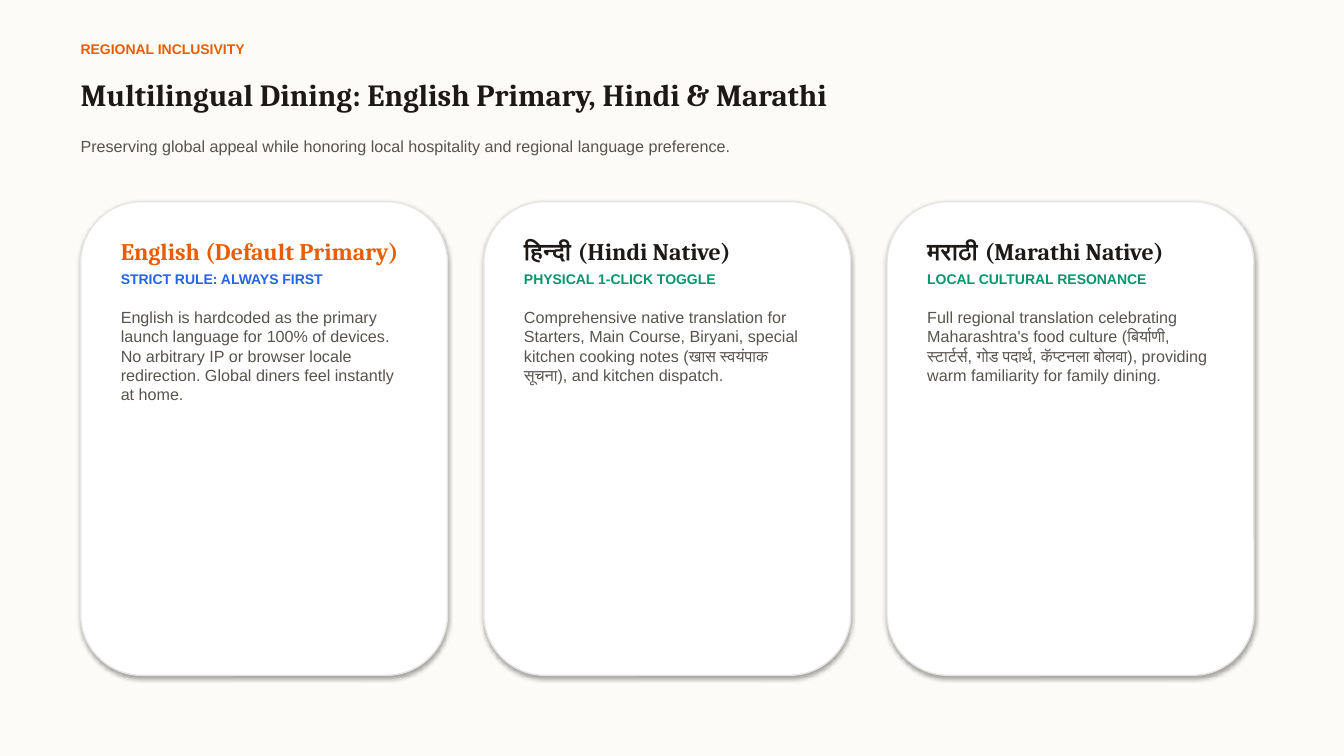
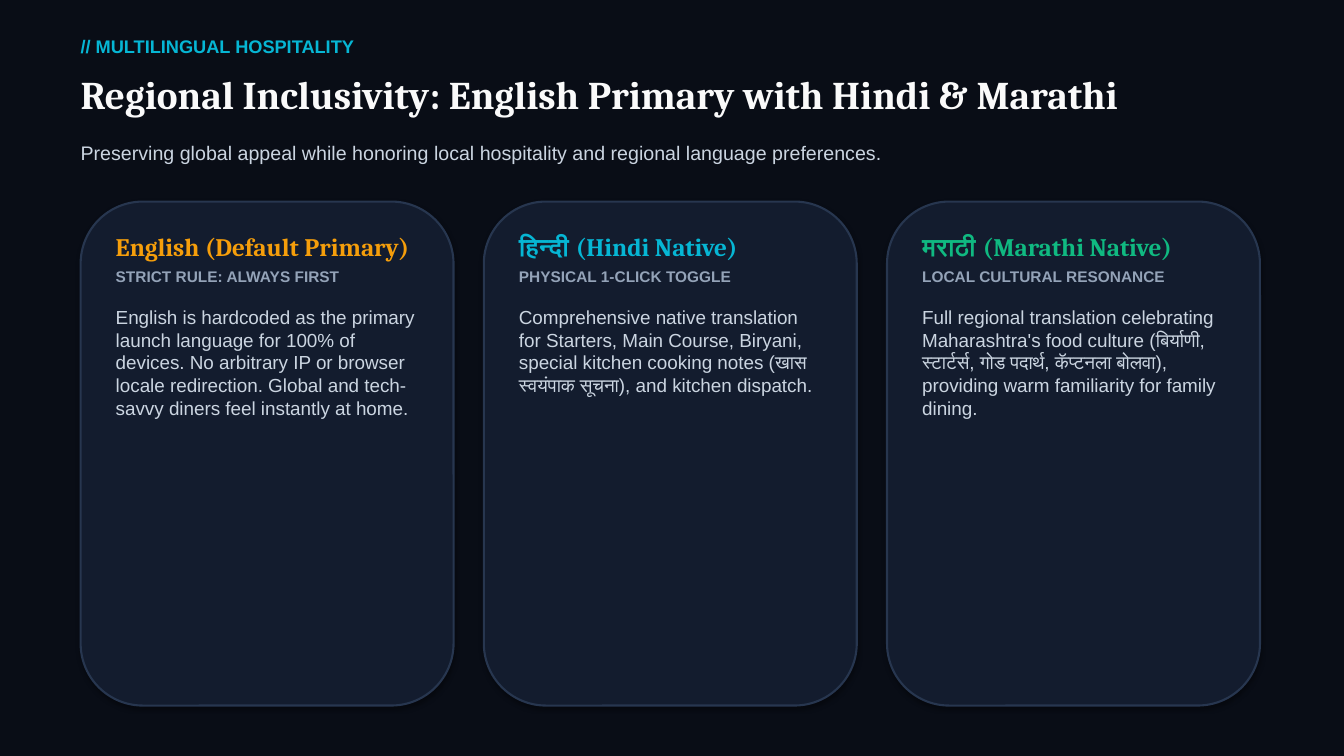
Before and after one commit to Stgtrgjrccx/menuz, a slide deck: slide 15 of public/menuz_executive_pitch_deck.pptx (slide 14 before the commit). Drawn at 1344x756 pixels with LibreOffice and Linux fonts; fonts in the diff are those of the drawing. Boxes give left, top, right and bottom in pixels: in the first picture for what was removed or moved away, otherwise in the second. Text is boxed around its words. In the diff, an @@ line names an element or a change of style, - is before the commit and + after.

```diff
--- a/public/menuz_executive_pitch_deck.pptx
+++ b/public/menuz_executive_pitch_deck.pptx
@@ rectangle at [0, 0, 1344, 756]: fill #FDFBF7 to #090D16 @@
@@ text removed at [81, 44, 245, 54] @@
-REGIONAL INCLUSIVITY
@@ text added at [96, 40, 354, 53], 13 pt, text #06B6D4, bold @@
+// MULTILINGUAL HOSPITALITY
@@ text at [81, 81, 1118, 118]: text changed; size 22 to 28 pt; text colour #1C1917 to #FAFAFA @@
-Multilingual Dining: English Primary, Hindi & Marathi
+Regional Inclusivity: English Primary with Hindi & Marathi
@@ text at [81, 145, 881, 164]: text changed; size 11.5 to 14 pt; text colour #57534E to #CBD5E1 @@
-Preserving global appeal while honoring local hospitality and regional language preference.
+Preserving global appeal while honoring local hospitality and regional language preferences.
@@ rounded rectangle: place and size @@
-rounded rectangle at [81, 202, 448, 676]
+rounded rectangle at [81, 202, 454, 706]
@@ fill #FFFFFF to #131C2E; outline #E7E5E4 1 pt to #27364F 1.5 pt in 3 elements at [81, 202, 454, 706], [887, 202, 1260, 706], [484, 202, 857, 706] @@
@@ rounded rectangle: place and size @@
-rounded rectangle at [484, 202, 851, 676]
+rounded rectangle at [484, 202, 857, 706]
@@ rounded rectangle: place and size @@
-rounded rectangle at [887, 202, 1254, 676]
+rounded rectangle at [887, 202, 1260, 706]
@@ text at [116, 238, 409, 282]: size 17 to 18 pt, text colour #E85D04 to #F59E0B in "English (Default Primary)"; size 10 to 11 pt, text colour #2563EB to #94A3B8 in "STRICT RULE: ALWAYS FIRST" @@
@@ text "हिन्दी (Hindi Native)" at [519, 237, 812, 397]: size 17 to 18 pt, text colour #1C1917 to #06B6D4 in "हिन्दी (Hindi Native)"; size 10 to 11 pt, text colour #059669 to #94A3B8 in "PHYSICAL 1-CLICK TOGGLE"; size 11.5 to 13.5 pt, text colour #57534E to #CBD5E1 in "Comprehensive native translation for Starters, Main Course, ..." @@
@@ text "मराठी (Marathi Native)" at [922, 237, 1216, 419]: size 17 to 18 pt, text colour #1C1917 to #10B981 in "मराठी (Marathi Native)"; size 10 to 11 pt, text colour #059669 to #94A3B8 in "LOCAL CULTURAL RESONANCE"; size 11.5 to 13.5 pt, text colour #57534E to #CBD5E1 in "Full regional translation celebrating Maharashtra's food cul ..." @@
@@ text at [116, 310, 415, 419]: text changed; size 11.5 to 13.5 pt; text colour #57534E to #CBD5E1 @@
-English is hardcoded as the primary launch language for 100% of devices. No arbitrary IP or browser locale redirection. Global diners feel instantly at home.
+English is hardcoded as the primary launch language for 100% of devices. No arbitrary IP or browser locale redirection. Global and tech-savvy diners feel instantly at home.
```
Also in this commit, not shown: 9 other slides changed, 8 slides added, 6 slides removed, 7 other files.
